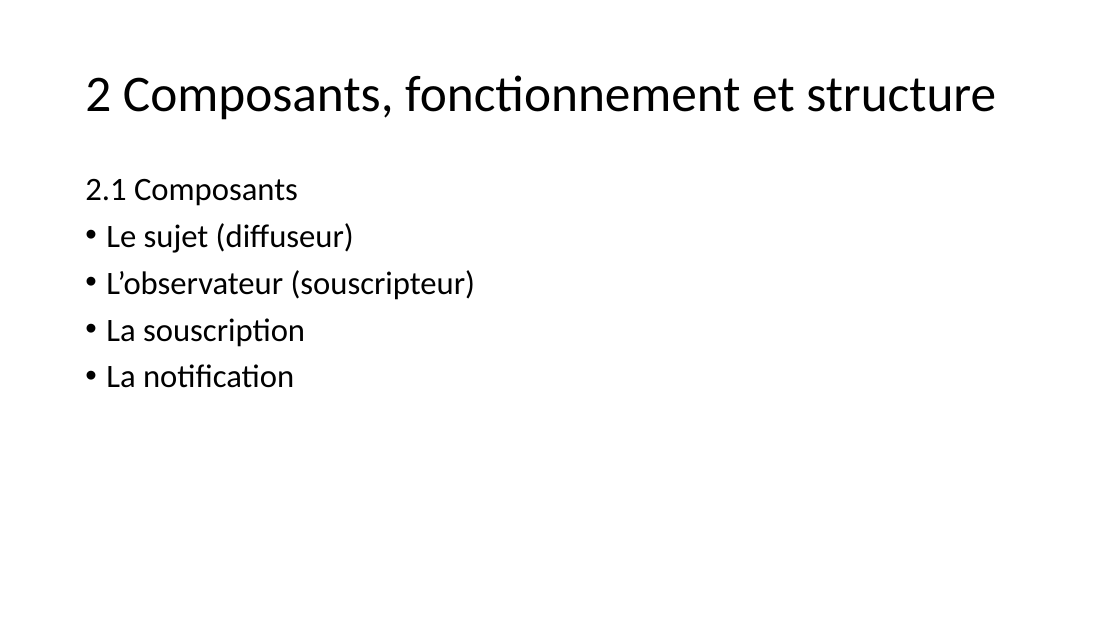
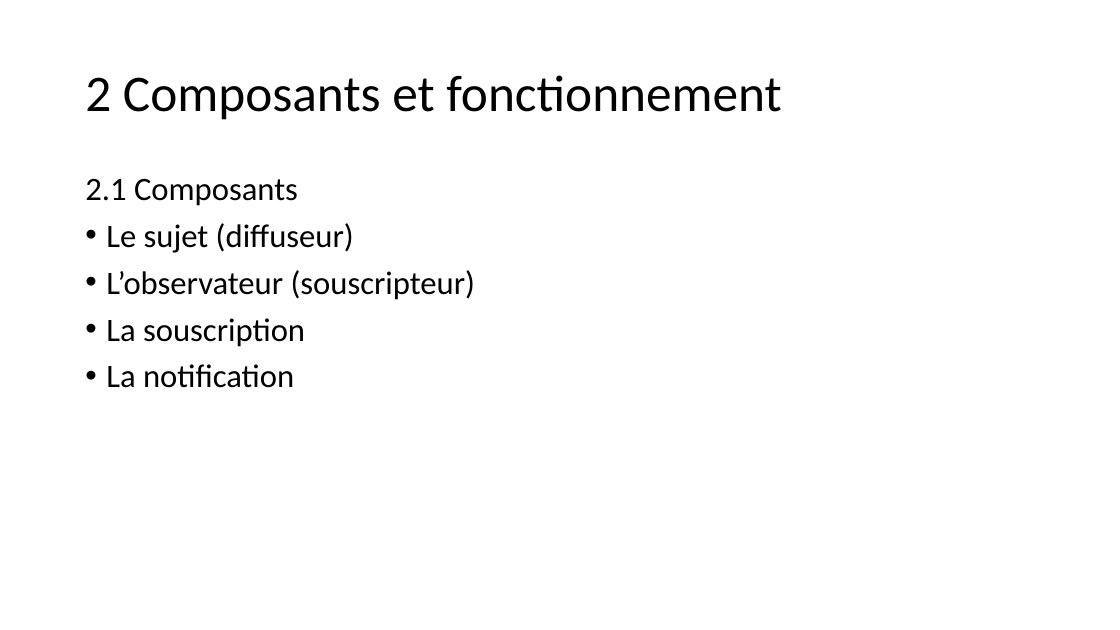
Before and after one commit to D-CRAVO/FORMATION-CDA-2210, a slide deck: slide 6 of 106_DesignPattern/Cours/Observateur/Observateur.pptx. Drawn at 1120x630 pixels with LibreOffice and Linux fonts; fonts in the diff are those of the drawing. Boxes give left, top, right and bottom in pixels: in the first picture for what was removed or moved away, otherwise in the second. Text is boxed around its words. In the diff, an @@ line names an element or a change of style, - is before the commit and + after.

```diff
--- a/106_DesignPattern/Cours/Observateur/Observateur.pptx
+++ b/106_DesignPattern/Cours/Observateur/Observateur.pptx
@@ title at [85,75,781,120]: text changed @@
-2 Composants, fonctionnement et structure
+2 Composants et fonctionnement
```
Also in this commit, not shown: 4 other slides changed, 18 slides added, 3 slides removed, 32 other files.
